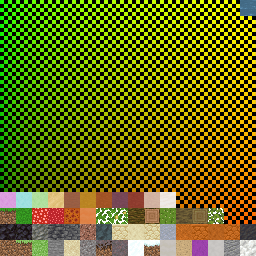
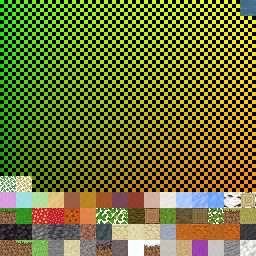
The second (256, 256) image is a revision of the first. Changes to its layers:
painted on "blocks" over (0, 176, 256, 224)
painted on "uv gradient" over (0, 176, 192, 208)
